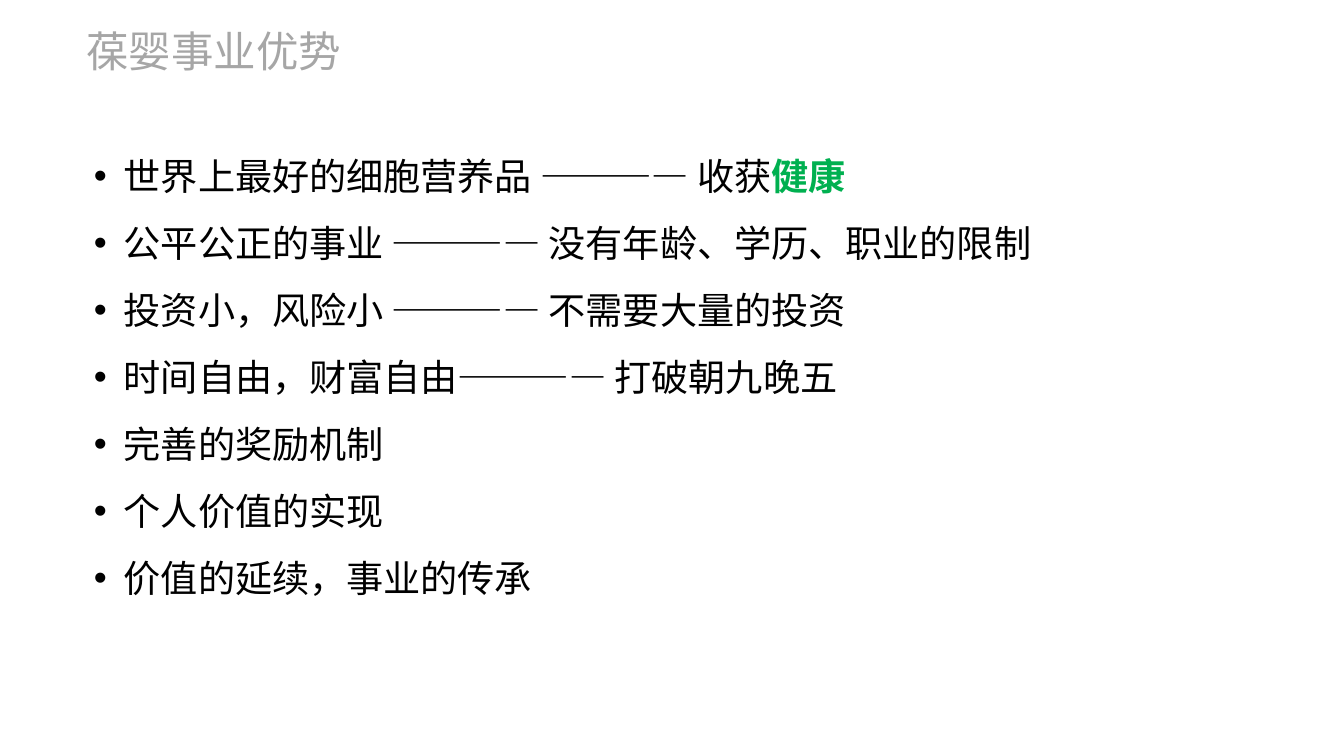
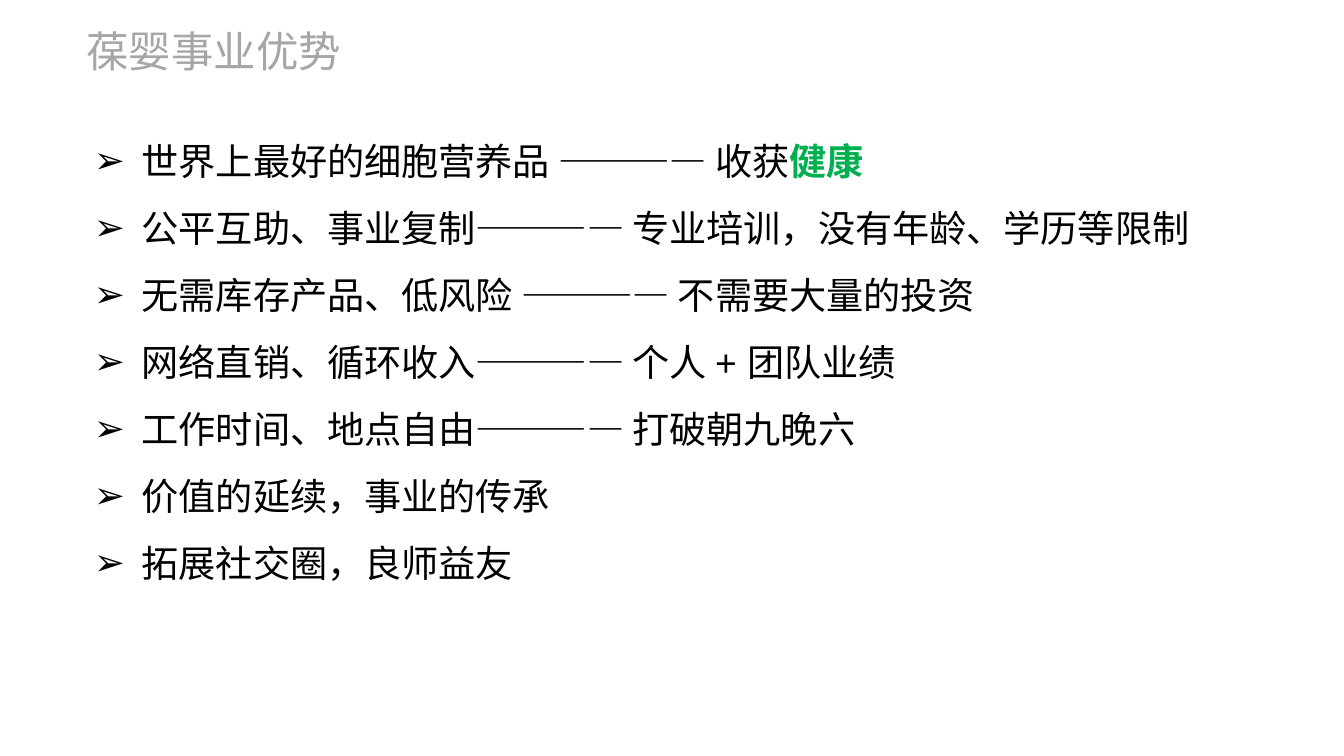
Before and after one commit to ForeverBadBoy/gradle-rabbitmq, a slide deck: slide 10 of src/main/resources/自我介绍.pptx. Drawn at 1344x756 pixels with LibreOffice and Linux fonts; fonts in the diff are those of the drawing. Boxes give left, top, right and bottom in pixels: in the first picture for what was removed or moved away, otherwise in the second. Text is boxed around its words. In the diff, an @@ line names an element or a change of style, - is before the commit and + after.

```diff
--- a/src/main/resources/自我介绍.pptx
+++ b/src/main/resources/自我介绍.pptx
@@ text "世界上最好的细胞营养品 ———— 收获健康": place and size @@
-text "世界上最好的细胞营养品 ———— 收获健康" at (124,158,1032,596)
+text "世界上最好的细胞营养品 ———— 收获健康" at (142,143,1190,581)
@@ text at (142,143,863,514): bullet • to ➢ @@
@@ text at (142,210,1190,446): text changed @@
-• 公平公正的事业 ———— 没有年龄、学历、职业的限制
-• 投资小，风险小 ———— 不需要大量的投资
-• 时间自由，财富自由———— 打破朝九晚五
-• 完善的奖励机制
-• 个人价值的实现
+➢ 公平互助、事业复制———— 专业培训，没有年龄、学历等限制
+➢ 无需库存产品、低风险 ———— 不需要大量的投资
+➢ 网络直销、循环收入———— 个人 + 团队业绩
+➢ 工作时间、地点自由———— 打破朝九晚六
@@ text at (142,545,513,581): paragraph added @@
+➢ 拓展社交圈，良师益友
```
Also in this commit, not shown: 5 other slides changed, 2 slides added, 5 slides removed.
